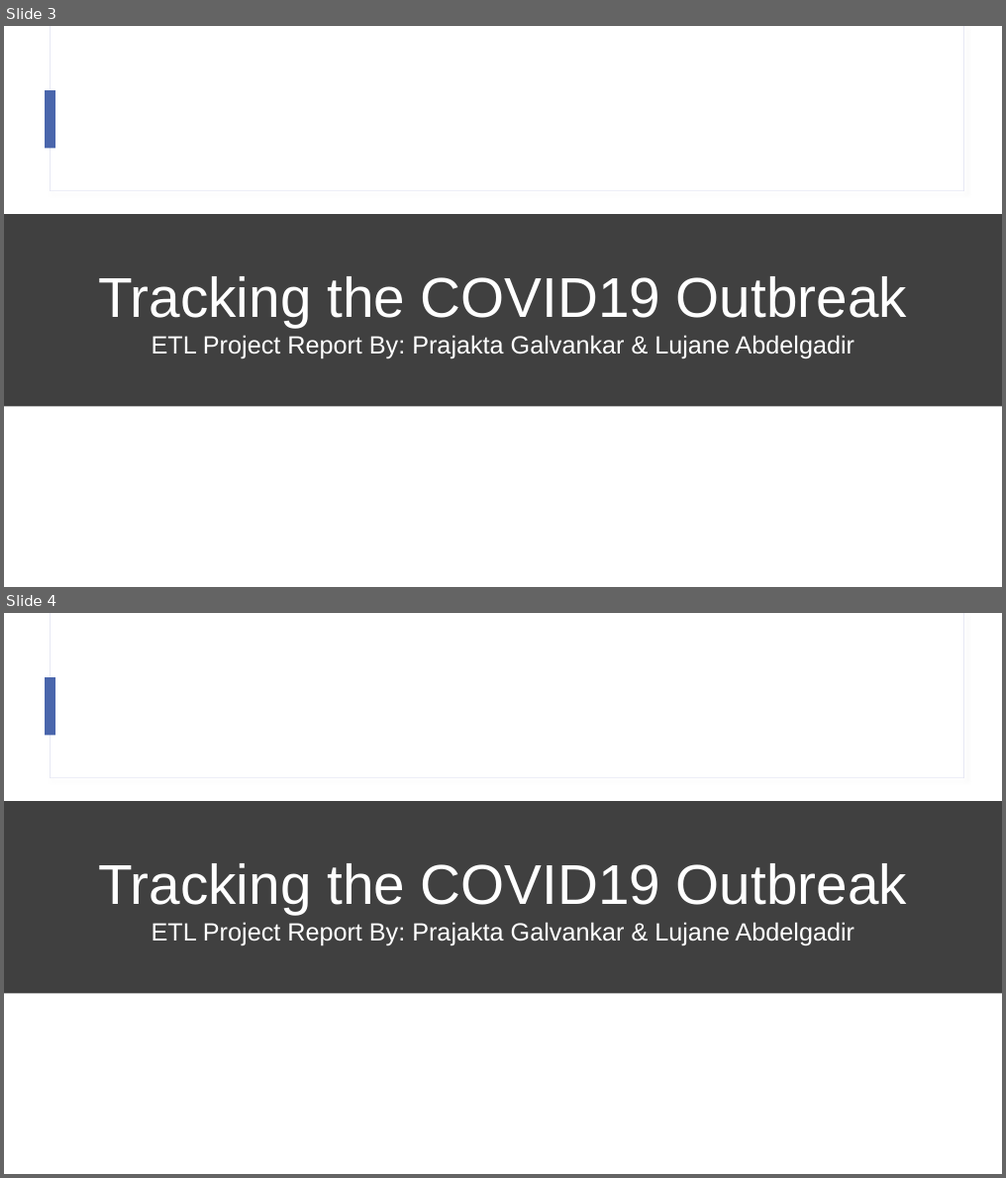
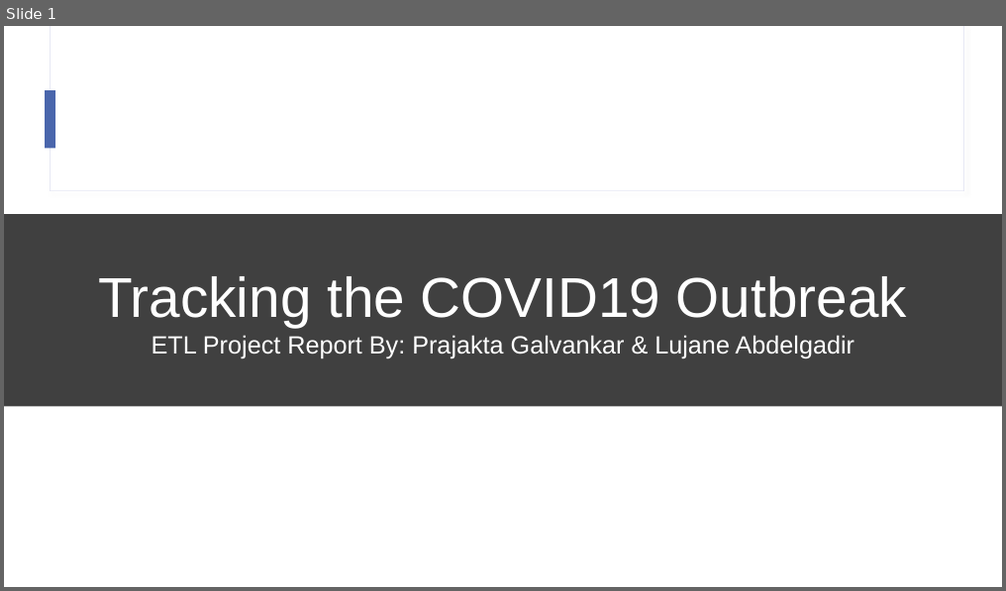
Before and after one commit to lujane-92/Project-2, a slide deck: ETL Project - Draft report.pptx. Shown one above the other, each under a label of ours: slides 3 and 4 before the commit, slide 1 after it. The pictures are 1006x1178 and 1006x591 pixels, drawn with LibreOffice and Linux fonts; fonts in the diff are those of the drawing; background and template pictures are left out. Boxes give left, top, right and bottom in pixels: in the first picture for what was removed or moved away, otherwise in the second. Text is boxed around its words. In the diff, an @@ line names an element or a change of style, - is before the commit and + after.

Commit message:
Updated report

```diff
--- a/ETL Project - Draft report.pptx
+++ b/ETL Project - Draft report.pptx
@@ slide 3 removed at (4, 26, 1002, 587), background picture (left out); not listed: 3 template elements that a slide beside it also shows @@
@@ rectangle removed at (4, 215, 1002, 407) @@
-Tracking the COVID19 Outbreak
-ETL Project Report By: Prajakta Galvankar & Lujane Abdelgadir
@@ what was slide 4 is now slide 1 @@
```
Also in this commit, not shown: 3 slides added, 7 other slides removed.
